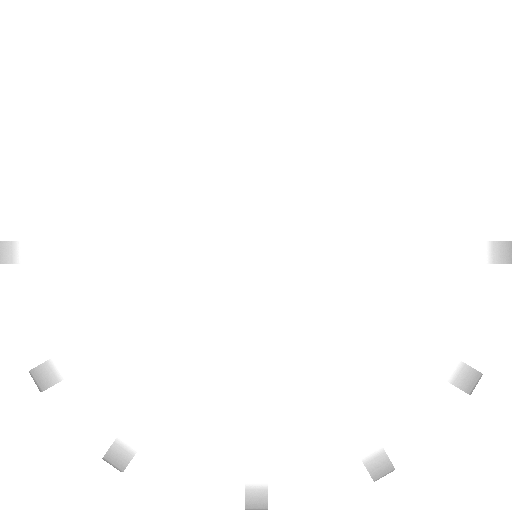
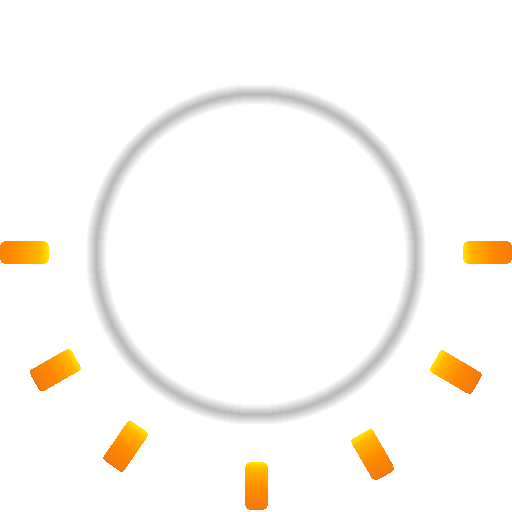
Revision of a layered 512px x 512px image; what changed, layer by layer:
painted on "Sundial" over [0, 241, 512, 510]
painted on "Sun" over [64, 84, 448, 448]
